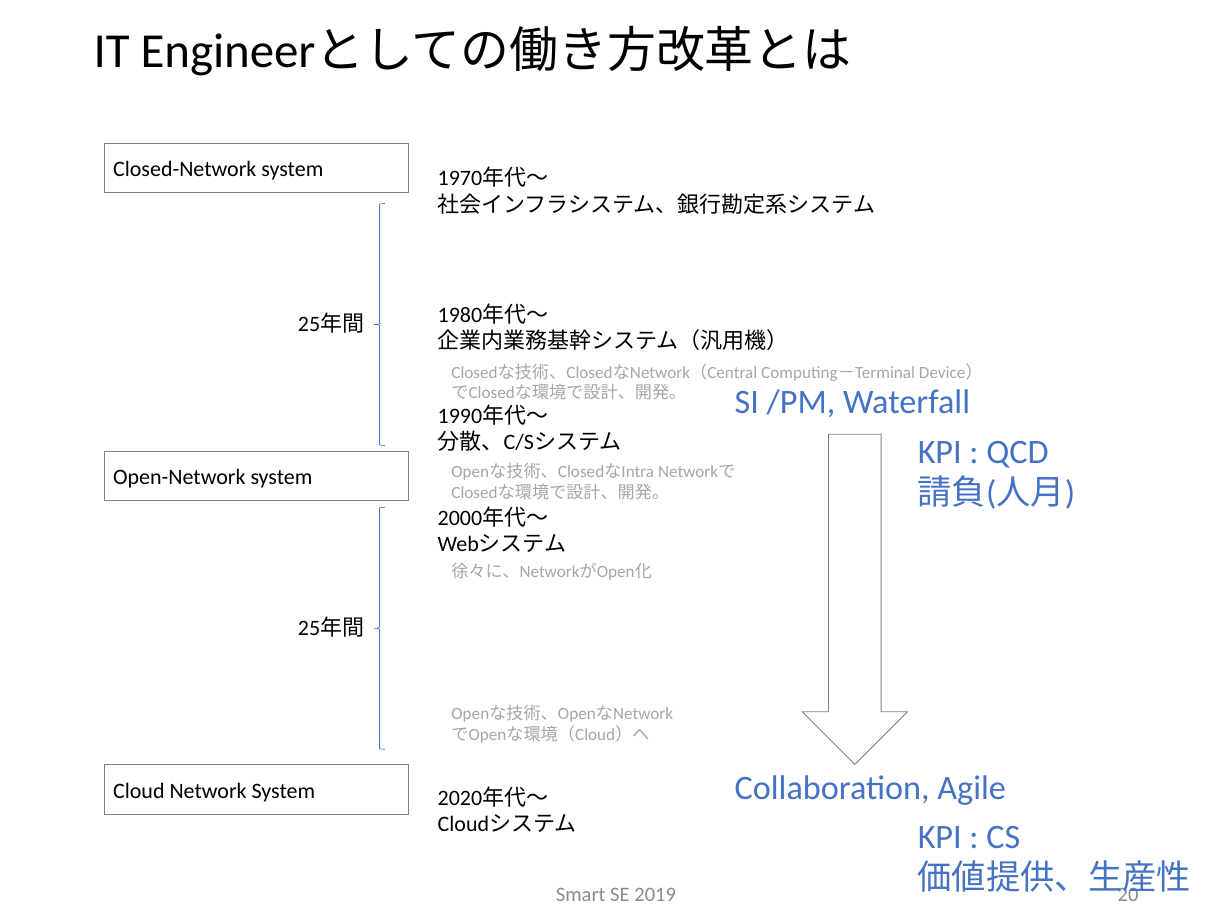
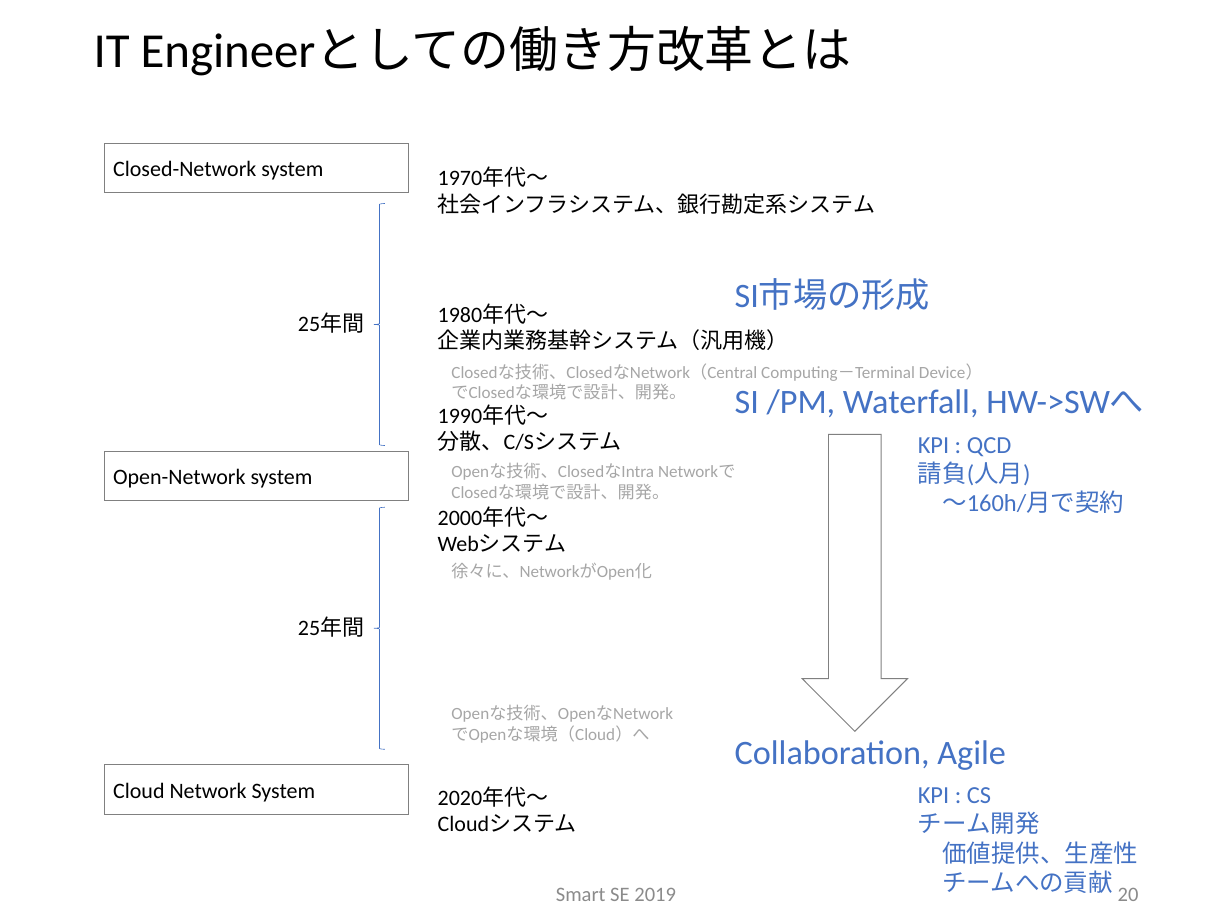
Before and after one commit to sakai-memoru/smartse19, a slide deck: slide 20 of _project_docs/SSE19_SPP.pptx. Drawn at 1232x924 pixels with LibreOffice and Linux fonts; fonts in the diff are those of the drawing; background and template pictures are left out. Boxes give left, top, right and bottom in pixels: in the first picture for what was removed or moved away, otherwise in the second. Text is boxed around its words. In the diff, an @@ line names an element or a change of style, - is before the commit and + after.

```diff
--- a/_project_docs/SSE19_SPP.pptx
+++ b/_project_docs/SSE19_SPP.pptx
@@ text added at (x1=735, y1=279, x2=930, y2=310), 28 pt, text #4472C4 @@
+SI市場の形成
@@ text at (x1=735, y1=389, x2=1144, y2=417): text changed @@
-SI /PM, Waterfall
+SI /PM, Waterfall, HW->SWへ
@@ down arrow resized from (x1=803, y1=435, x2=908, y2=765) to (x1=803, y1=435, x2=908, y2=731) @@
@@ text at (x1=918, y1=437, x2=1031, y2=485): size 28 to 20 pt in "KPI : QCD", "請負(人月)" @@
@@ text at (x1=942, y1=490, x2=1124, y2=513): paragraph added @@
+～160h/月で契約
@@ text "Collaboration, Agile" moved from (x1=735, y1=775, x2=1006, y2=805) to (x1=735, y1=740, x2=1006, y2=770) @@
@@ text "KPI : CS" moved from (x1=918, y1=826, x2=1191, y2=899) to (x1=918, y1=787, x2=1138, y2=893) @@
@@ text at (x1=918, y1=787, x2=1138, y2=864): size 28 to 20 pt in "KPI : CS", "価値提供、生産性" @@
@@ text at (x1=918, y1=811, x2=1040, y2=834): paragraph added @@
+チーム開発
@@ text at (x1=942, y1=870, x2=1113, y2=893): paragraph added @@
+チームへの貢献
```
Also in this commit, not shown: 2 other slides changed, 18 slides removed, 10 other files.
